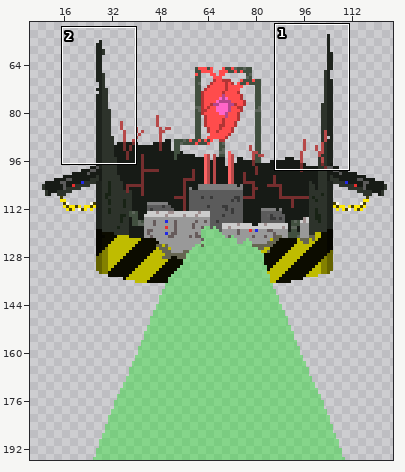
One commit to this sprite sheet: CasaDesDiamantes/sprites/sensoryTremblerBaseDestroyed_spr/layers/6a86e7e3-4ac0-4104-81ad-84a0f6aa92a1/85c7f3ea-feff-4922-a220-4c0f48611c5e.png. Above, an overview of the earlier version with the close-up marked.
Close-up. Old version:
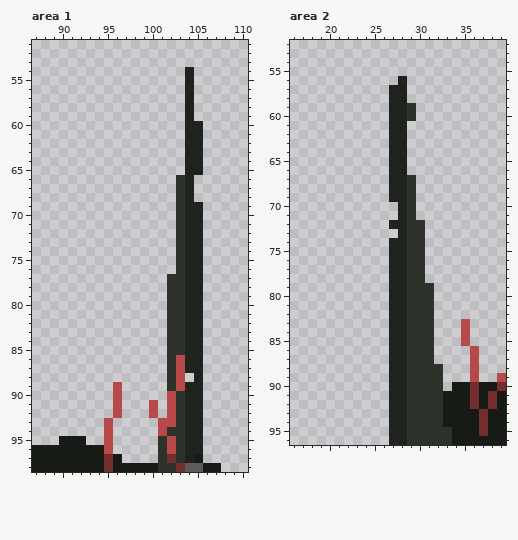
The file is 126x196 pixels. Colours within 5 levels of each other are drawn and written as one. Shown: area 1: x 87..110, y 51..98; area 2: x 16..39, y 52..96. The wide view leaves out empty margins. The commit also changed other parts of the picture, which this record leaves out.
After:
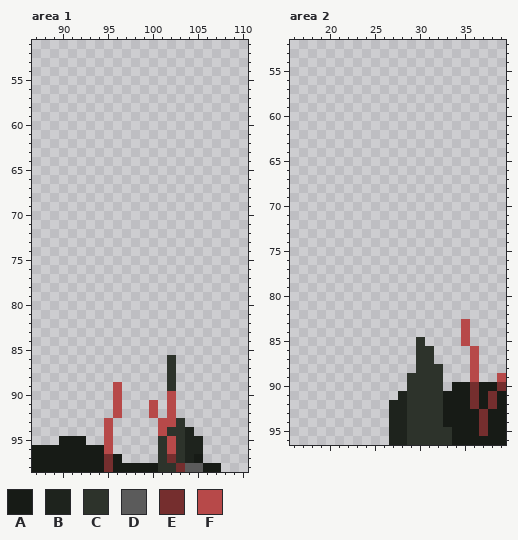
Palette (. is transparent): A #171b16  B #1e231d  C #2d332b  D #5b5b5b  E #752e2e  F #b74949
Changes in this commit:
Changed rows in their new state; - is an unchanged pixel.
Area 1:
first column x 102:
54 --.-
55 --.-
56 --.-
57 --.-
58 --.-
59 --.-
60 --..
61 --..
62 --..
63 --..
64 --..
65 --..
66 -..-
67 -..-
68 -..-
69 -...
70 -...
71 -...
72 -...
73 -...
74 -...
75 -...
76 -...
77 ....
78 ....
79 ....
80 ....
81 ....
82 ....
83 ....
84 ....
85 ....
86 -...
87 -...
88 -.-.
89 -...
90 -...
91 -...
92 -...
93 --..
94 ---.
Area 2:
first column x 27:
56 -.---
57 ..---
58 ..---
59 ...--
60 ...--
61 ..---
62 ..---
63 ..---
64 ..---
65 ..---
66 ..---
67 ...--
68 ...--
69 ...--
70 -..--
71 -..--
72 ....-
73 -...-
74 ....-
75 ....-
76 ....-
77 ....-
78 ....-
79 .....
80 .....
81 .....
82 .....
83 .....
84 .....
85 ...-.
86 ...--
87 ...--
88 ...--
89 ..---
90 ..---
91 .----
